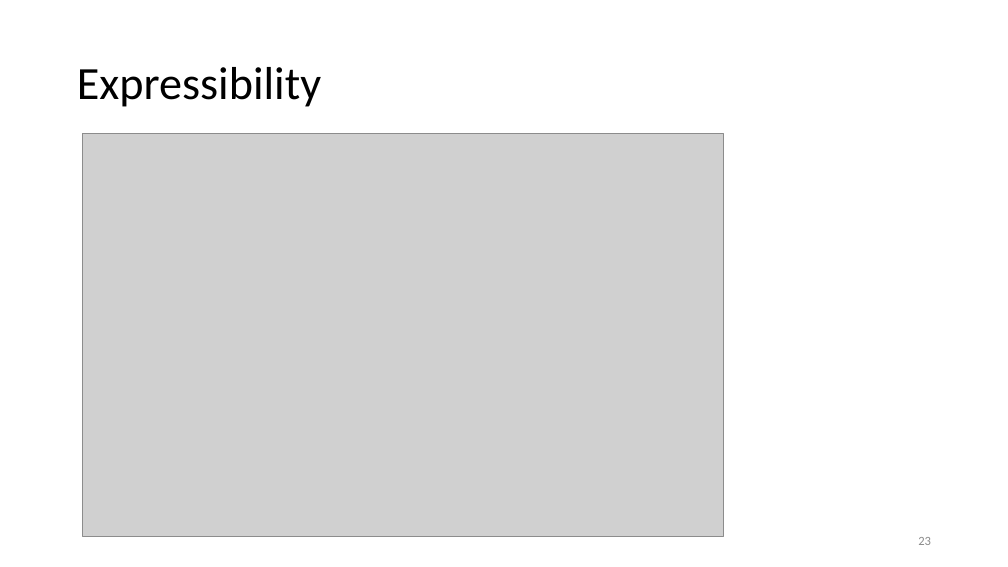
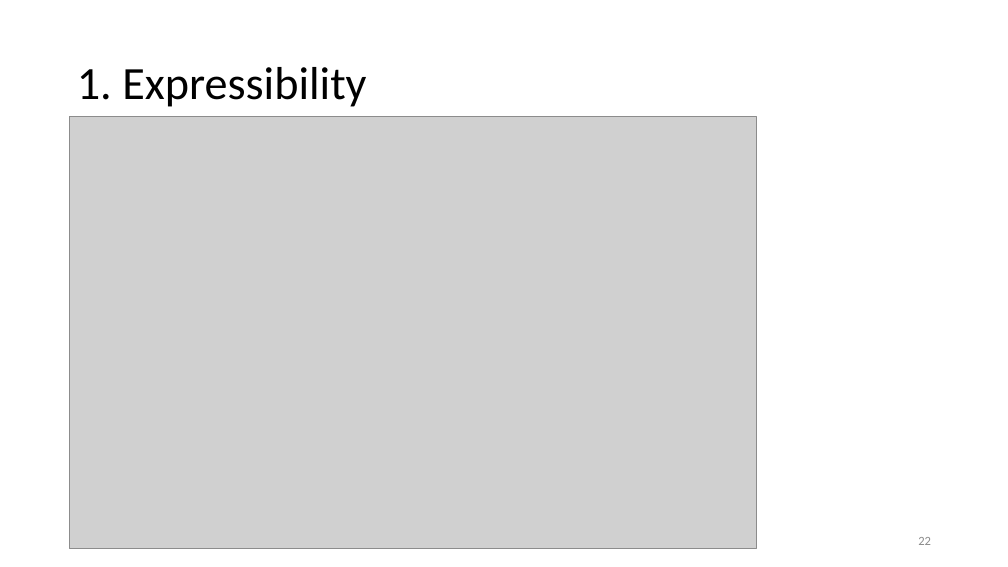
Before and after one commit to vutuanhai237/DynamicQNN, a slide deck: slide 22 of thesis/Quanvolutional neural network.pptx (slide 23 before the commit). Drawn at 1008x567 pixels with LibreOffice and Linux fonts; fonts in the diff are those of the drawing; grey boxes stand for pictures. Boxes give left, top, right and bottom in pixels: in the first picture for what was removed or moved away, otherwise in the second. Text is boxed around its words. In the diff, an @@ line names an element or a change of style, - is before the commit and + after.

```diff
--- a/thesis/Quanvolutional neural network.pptx
+++ b/thesis/Quanvolutional neural network.pptx
@@ title at box(77, 67, 366, 107): text changed @@
-Expressibility
+1. Expressibility
@@ picture: place and size @@
-picture at box(83, 134, 724, 537)
+picture at box(70, 116, 756, 549)
```
Also in this commit, not shown: 6 other slides changed, 4 slides added, 17 other files.
